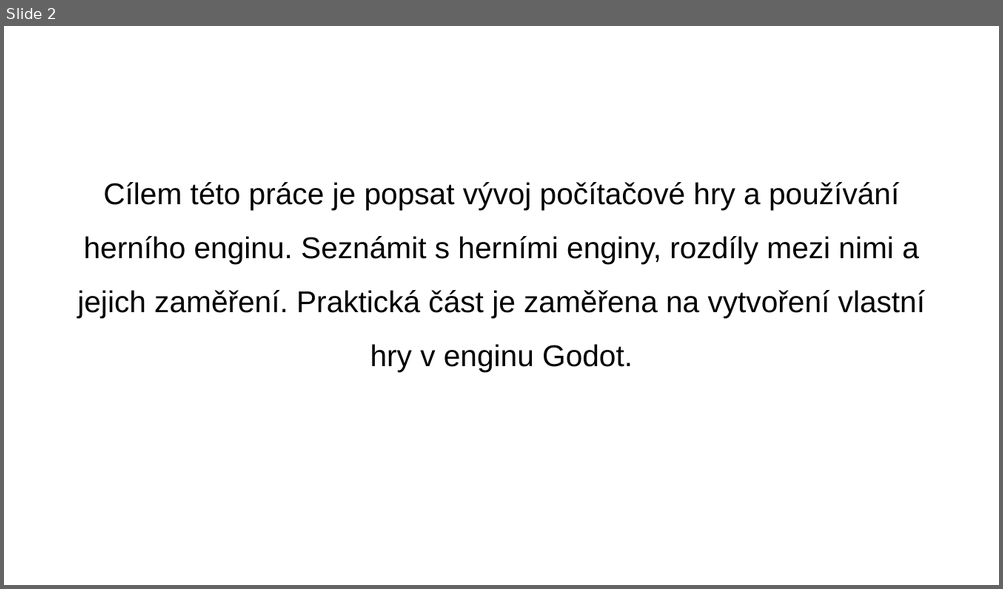
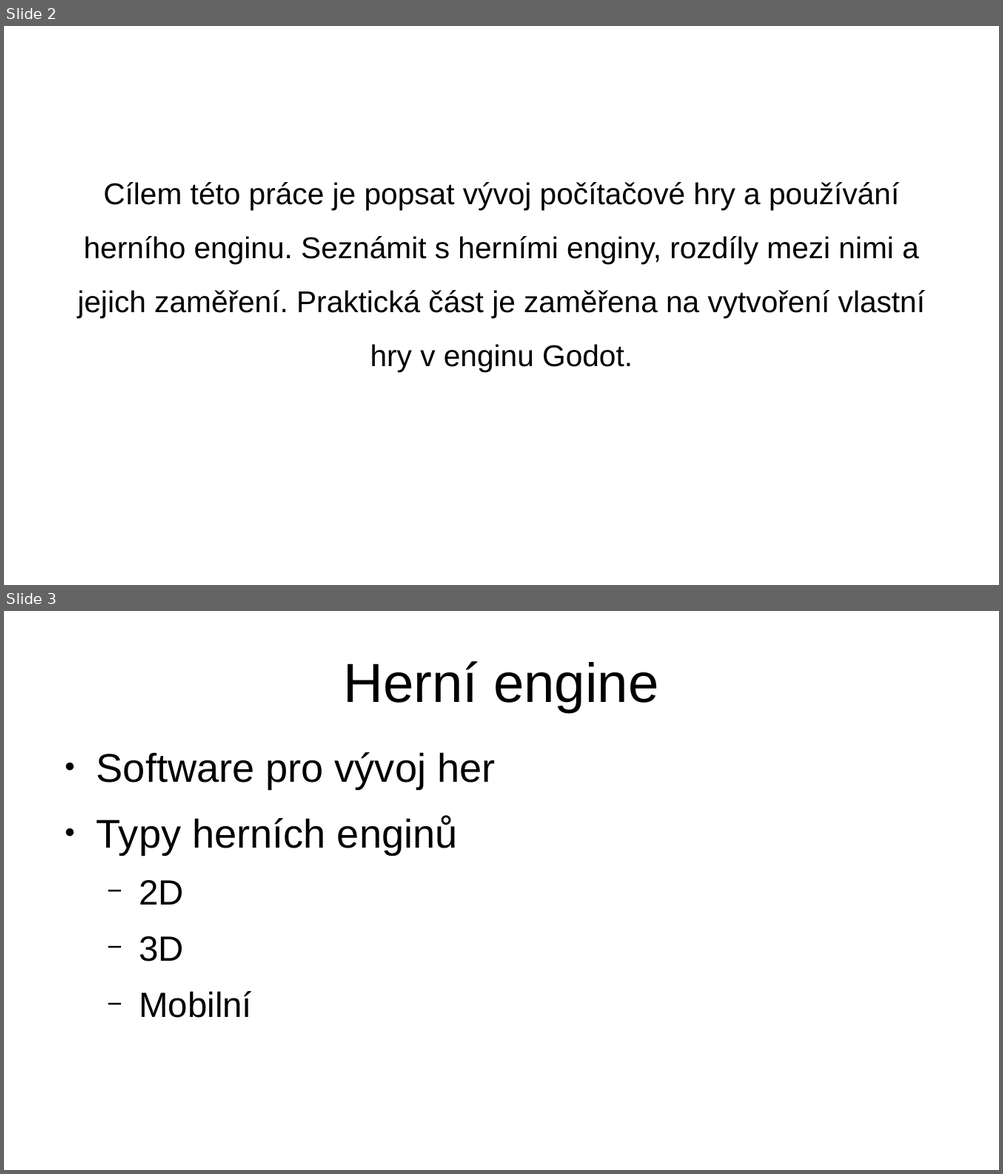
Before and after one commit to xelaxefensor/Maturitni-prace-Vyvoj-v-hernim-enginu, a slide deck: tusl_prezentace.odp. Shown one above the other, each under a label of ours: slide 2 before the commit, slides 2 and 3 after it. The pictures are 1003x589 and 1003x1174 pixels, drawn with LibreOffice and Linux fonts; fonts in the diff are those of the drawing. Boxes give left, top, right and bottom in pixels: in the first picture for what was removed or moved away, otherwise in the second. Text is boxed around its words. In the diff, an @@ line names an element or a change of style, - is before the commit and + after.

```diff
--- a/tusl_prezentace.odp
+++ b/tusl_prezentace.odp
@@ slide 3 added at (4,611,999,1170), background #FFFFFF @@
@@ title added at (343,661,659,712), 44 pt, text #000000 @@
+Herní engine
@@ text added at (96,752,495,1018), 32 pt, text #000000 @@
+● Software pro vývoj her
+● Typy herních enginů
+  − 2D
+  − 3D
+  − Mobilní
```
Also in this commit, not shown: 4 other slides added, 1 slide removed, 1 other file.
